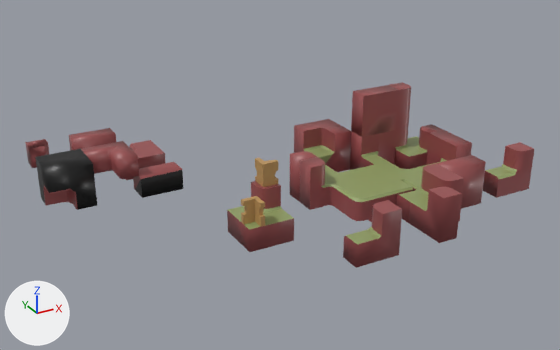
The Blender file asset_src/tiles.blend, before and after one commit.
Both versions are drawn from a camera (50 mm lens) standing at (-12.8, -25.0, 14.0) and looking at (2.6, 3.2, -0.1). The axes (+X, +Y, +Z) are drawn at lower left. The lights are the same throughout.

In view in the first picture: 'cliff_0000-1110', 'cliff_1100-0100', 'cliff_1100-1000', 'cliff_1100-1100', 'cliff_1100-1111', 'cliff_1101-1100', 'cliff_1110-1000', 'cliff_1110-1010', 'cliff_1110-1100', 'cliff_1110-1111', 'cliff_1111-1000', 'cliff_1111-1100', 'cliff_1111-1110'.
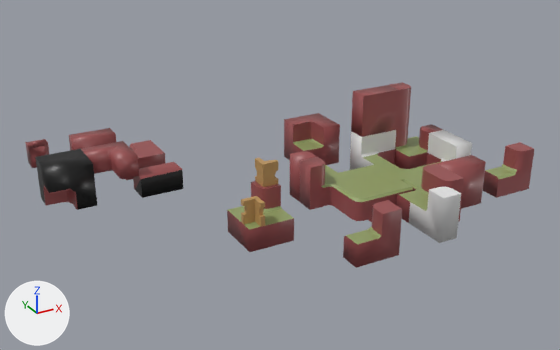
What differs and where, as boxes [x1, y1, x2, y2] in the pictures (560 x 350 px):
'cliff_1111-1110', surface changed, moved: before [294, 119, 351, 172]; after [284, 113, 340, 165]
'cliff_1110-1010', surface changed (brown to grey): [409, 183, 463, 243] in both
'cliff_1101-1100', surface changed (brown to grey): [350, 130, 396, 170] in both
'cliff_1110-1100', surface changed (brown to grey): [427, 130, 472, 163] in both

Patch to the scene script:
```diff
--- a/asset_src/tiles.blend.py
+++ b/asset_src/tiles.blend.py
@@ mat_material_082 @@
 mat_material_082 = principled_material('Material.082')
-mat_material_082.texture = img_palette_png_078
+mat_material_082.base_color = (0.8, 0.8, 0.8)  # white #e7e7e7
 mat_material_082.roughness = 0.4
@@ ob_cliff_1111_1110 @@
 ob_cliff_1111_1110 = bpy.data.objects.new('cliff_1111-1110', me_cube_020)
-ob_cliff_1111_1110.location = (6.0, 5.0, 0.0)
+ob_cliff_1111_1110.location = (6.0, 6.0, 0.0)
 ob_cliff_1111_1110.rotation_euler = (1.571, 0.0, -6.283)  # degrees (90, 0, -360)
```
